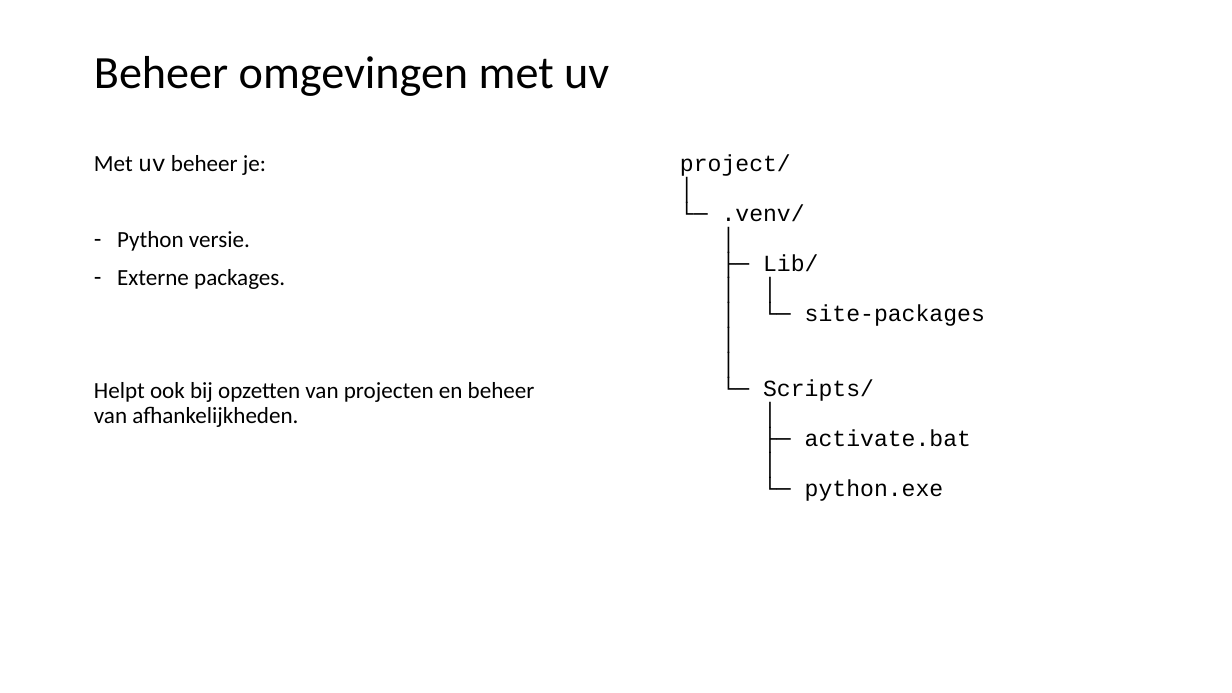
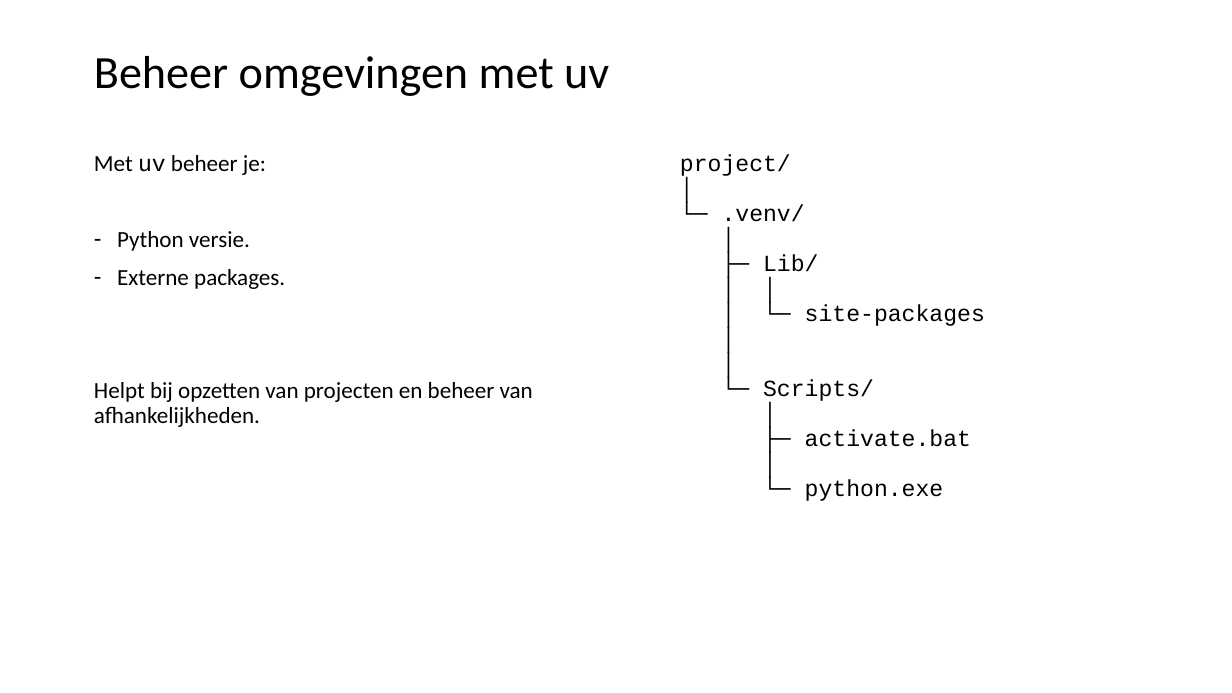
Before and after one commit to LFKoning/knowledge-sharing, a slide deck: slide 20 of python_course_4p/1_venv_package/1_venv_package.pptx. Drawn at 1232x693 pixels with LibreOffice and Linux fonts; fonts in the diff are those of the drawing. Boxes give left, top, right and bottom in pixels: in the first picture for what was removed or moved away, otherwise in the second. Text is boxed around its words. In the diff, an @@ line names an element or a change of style, - is before the commit and + after.

```diff
--- a/python_course_4p/1_venv_package/1_venv_package.pptx
+++ b/python_course_4p/1_venv_package/1_venv_package.pptx
@@ text at bbox=[94, 382, 533, 427]: text changed @@
-Helpt ook bij opzetten van projecten en beheer van afhankelijkheden.
+Helpt bij opzetten van projecten en beheer van afhankelijkheden.
```
Also in this commit, not shown: 8 other slides changed, 2 slides added, 1 other file.
